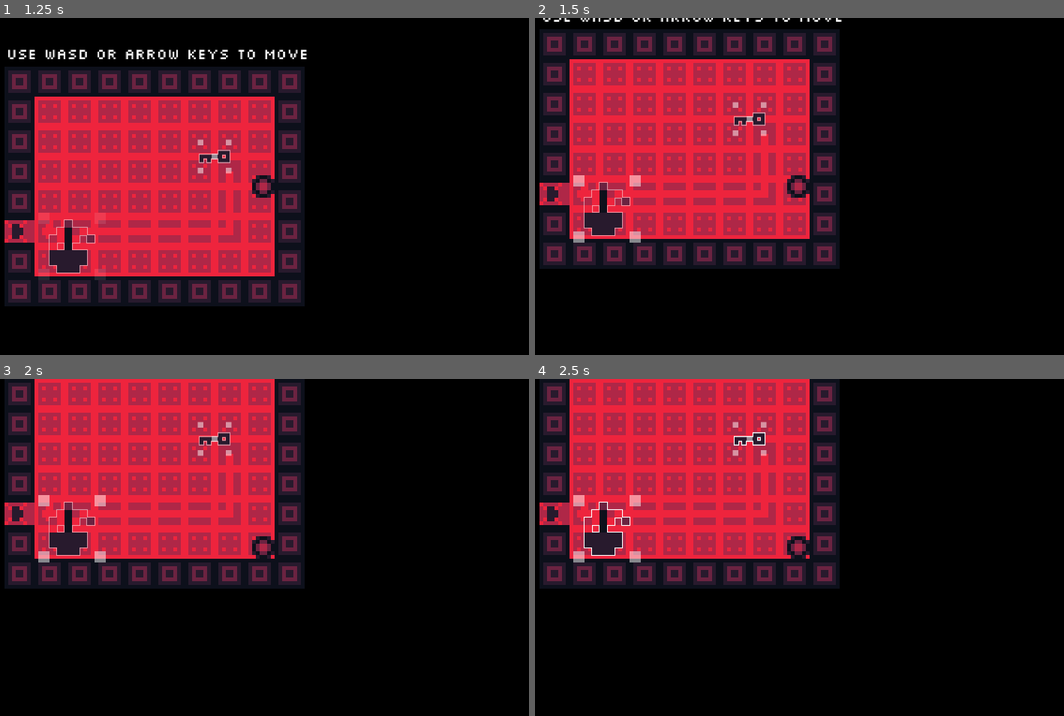
Above: before the commit, frames 1-4 (two rows, left to right).
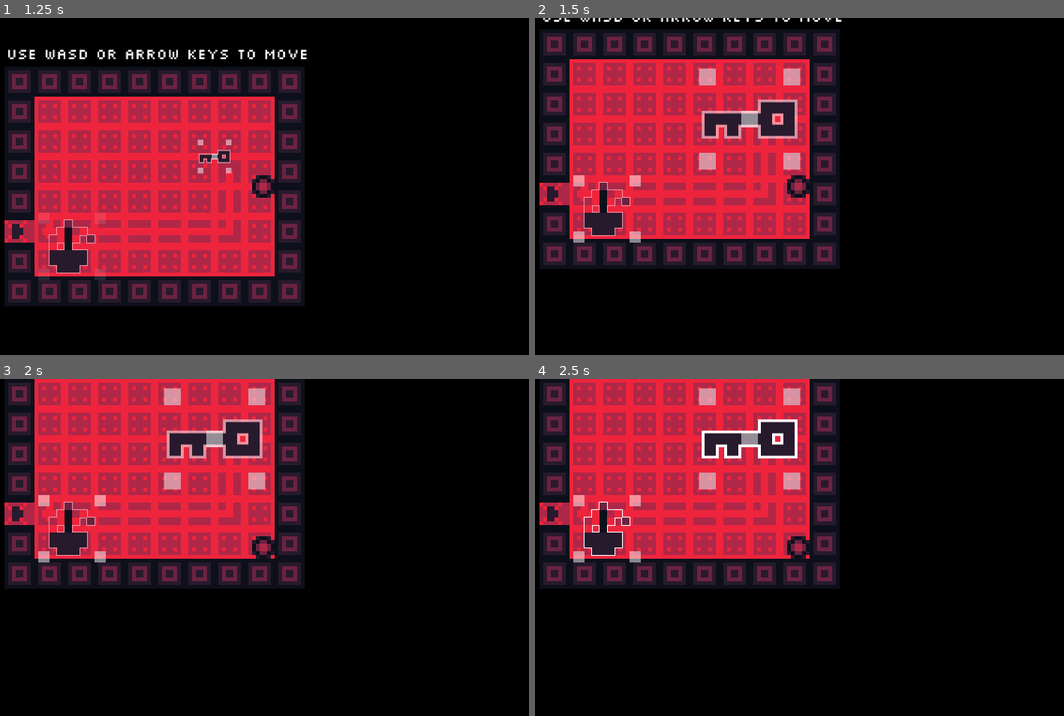
Above: after the commit, the same moments.

Repository: GriffinBaxter/Scaled-To-Nothing
Game: Godot game, scene res://Scenes/main.tscn
Two runs of this game, one before a commit and one after it. Both use one fixed random seed, a clock stepped at 60 frames per second and the inputs below.
Inputs (mouse positions are in pixels of both pictures, inside the frame that each line leads up to):
- Up to frame 1 (1.25 s): tap Enter at 0.5 s; move the mouse to (322, 156) at 0.52 s; press the mouse at (322, 156) at 0.53 s; hold D (right) from 0.53 s (still down)
- Up to frame 2 (1.5 s): move the mouse to (609, 247) at 1.27 s; release D (right) at 1.28 s; release the mouse at (609, 247) at 1.28 s; hold S (down) from 1.28 s (still down); click (609, 247) at 1.35 s
- Up to frame 3 (2 s): keep holding S (down)
- Up to frame 4 (2.5 s): tap Space at 2 s; move the mouse to (857, 473) at 2.02 s; release S (down) at 2.03 s; press the mouse at (857, 473) at 2.03 s; hold D (right) from 2.03 s (still down)

Frame 1 is identical in both runs. In frame 2, 2.2% of the frame differs, in the area x 30-51%, y 14-46%; in frame 3, 2.2%; in frame 4, 2.2%.

Commit message:
Allowed for scaling outside of object boundary (once already started scaling) and smoothed scaling more

Diff:
--- a/Scripts/object_scaling.gd
+++ b/Scripts/object_scaling.gd
@@ -2,7 +2,7 @@
 
 enum CornerPos { NONE, TOP_LEFT, TOP_RIGHT, BOTTOM_LEFT, BOTTOM_RIGHT, MIDDLE }
 
-const SCALE_SPEED = 0.01
+const SCALE_SPEED = 1.25
 const POSITION_OFFSET = 3.25
 const CORNER_SELECT_OFFSET = 12.0
 
@@ -68,7 +68,10 @@
 
 
 func _input(event: InputEvent) -> void:
-	if event is InputEventMouseMotion and mouse_entered_object:
+	if (
+		event is InputEventMouseMotion
+		and (mouse_entered_object or currently_scaling_or_positioning)
+	):
 		var scale_amount = SCALE_SPEED * global_scale.x
 		var global_mouse_position = get_global_mouse_position()
 
@@ -139,15 +142,18 @@
 			current_scale_amount = 0
 
 
-func _process(_delta: float) -> void:
-	if Input.is_action_just_pressed("left_mouse"):
+func _process(delta: float) -> void:
+	if Input.is_action_just_pressed("left_mouse") and mouse_entered_object:
 		currently_scaling_or_positioning = true
 	elif Input.is_action_just_released("left_mouse"):
 		currently_scaling_or_positioning = false
 
-	if mouse_entered_object and Input.is_action_pressed("left_mouse"):
+	if (
+		Input.is_action_pressed("left_mouse")
+		and (mouse_entered_object or currently_scaling_or_positioning)
+	):
 		var global_mouse_position = get_global_mouse_position()
-		var to_scale = Vector2(current_scale_amount, current_scale_amount)
+		var to_scale = Vector2(current_scale_amount * delta, current_scale_amount * delta)
 		if selected_corner == CornerPos.MIDDLE:
 			position = global_mouse_position
 		elif scale + to_scale > original_scale * max_scale:
